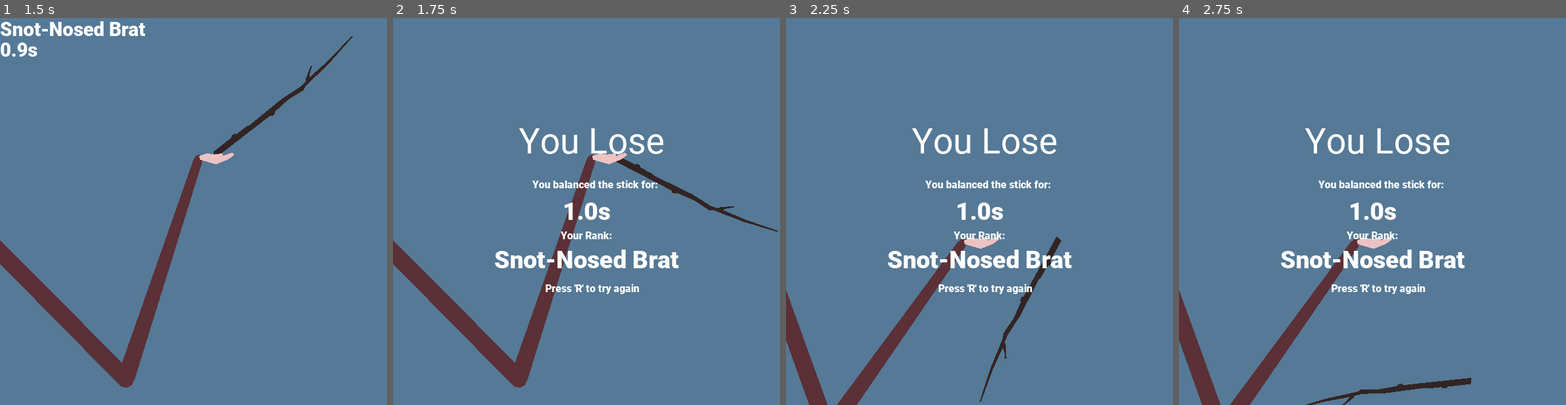
Above: before the commit, frames 1-4 (left to right).
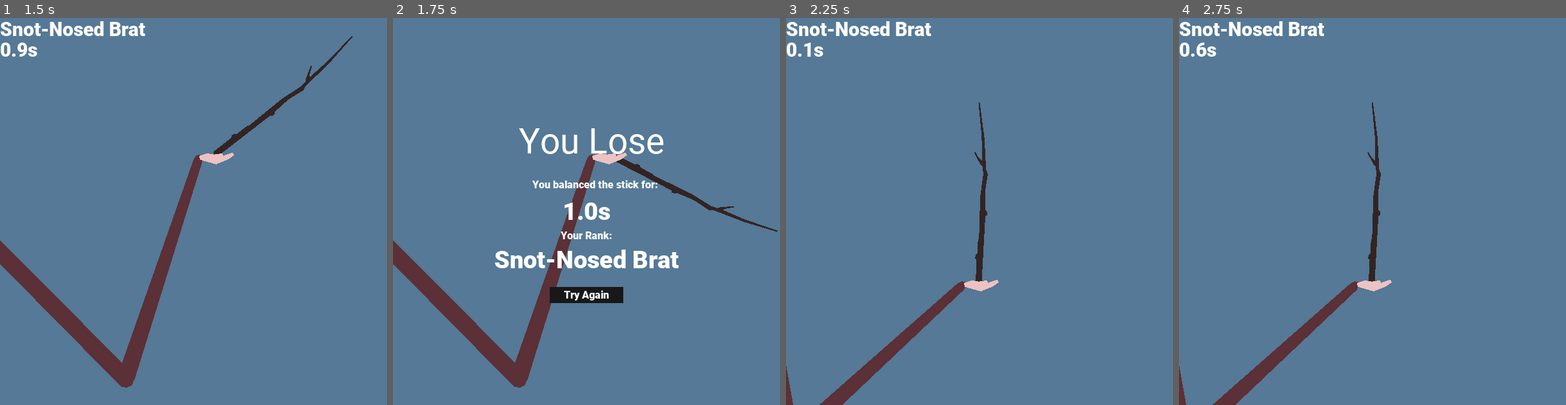
Above: after the commit, the same moments.

Repository: Miziziziz/LD50
Game: Godot game, scene res://World.tscn
The game is run twice, just before and just after one commit, with the same random seed, the same clock (stepped at 60 frames per second) and the same inputs. The engine's default icon, where the game draws it, is replaced by a stand-in: a white triangle on a blue panel in a dark square.
Inputs (mouse positions are in pixels of both pictures, inside the frame that each line leads up to):
- Up to frame 1 (1.5 s): click "Start Game" at 0.5 s; move the mouse to (212, 211) at 1.27 s; click (212, 211) at 1.35 s
- Up to frame 2 (1.75 s): no input
- Up to frame 3 (2.25 s): click (979, 296) at 2 s, where only the run after the commit has a clickable "Try Again"
- Up to frame 4 (2.75 s): no input

Frame 1 is identical in both runs. In frame 2, 0.9% of the frame differs, in the area x 39-64%, y 68-74%; in frame 3, 8.0%; in frame 4, 8.1%, in the area x 0-76%, y 0-100%.

Commit message:
added wind mechanics and did some polishing

Diff:
--- a/Hand.gd
+++ b/Hand.gd
@@ -29,7 +29,7 @@
 	if Input.is_action_just_pressed("exit"):
 		#Input.set_mouse_mode(Input.MOUSE_MODE_VISIBLE)
 		get_tree().quit()
-	if Input.is_action_just_pressed("click") and GameManager.game_started:
+	if Input.is_action_just_pressed("click") and GameManager.game_started and !lost:
 		Input.set_mouse_mode(Input.MOUSE_MODE_CAPTURED)
 
 func restart():
@@ -61,12 +61,12 @@
 	global_position.y = clamp(global_position.y, 0, v_r.y)
 	emit_signal("hand_pos_updated", global_position)
 
-
-
 	if !lost and stick.global_rotation_degrees > 0:
 		lost = true
 		$PinJoint2D.node_b = ""
+		Input.set_mouse_mode(Input.MOUSE_MODE_VISIBLE)
 		emit_signal("game_lost")
+		set_physics_process(false)
 
 	if !lost:
 		var s_r = stick.global_rotation_degrees
--- /dev/null
+++ b/ObstacleManager.gd
@@ -0,0 +1,18 @@
+extends Node2D
+
+onready var wind_zones = $WindZones.get_children()
+
+var time_alive = 0.0
+
+func end_game():
+	set_process(false)
+
+func _ready():
+	if !GameManager.game_started:
+		set_process(false)
+
+func _process(delta):
+	time_alive += delta
+	if time_alive > 3.0:
+#		wind_bot.set_active_for_time(4.0)
+		set_process(false)
--- /dev/null
+++ b/WindZone.gd
@@ -0,0 +1,29 @@
+extends Area2D
+
+var wind_force = 50.0
+
+var active_time = 0.0
+var warmup_time_left = 0.0
+const WARMUP_TIME = 1.0
+var active = false
+
+export var facing_right = true
+
+func _physics_process(delta):
+	if warmup_time_left > 0.0:
+		$Wind.emitting = true
+		warmup_time_left -= delta
+	elif warmup_time_left <= 0.0 and active_time > 0.0:
+		active_time -= delta
+		for body in get_overlapping_bodies():
+			if body is RigidBody2D:
+				var dir = Vector2.RIGHT
+				if !facing_right:
+					dir = Vector2.LEFT
+				body.apply_central_impulse(wind_force * dir)
+	else:
+		$Wind.emitting = false
+
+func set_active_for_time(t):
+	active_time = t
+	warmup_time_left = WARMUP_TIME
--- /dev/null
+++ b/WindZone.tscn
@@ -0,0 +1,32 @@
+[gd_scene load_steps=3 format=2]
+
+[ext_resource path="res://WindZone.gd" type="Script" id=1]
+
+[sub_resource type="RectangleShape2D" id=11]
+extents = Vector2( 307.5, 160 )
+
+[node name="WindZone" type="Area2D"]
+collision_layer = 0
+monitorable = false
+script = ExtResource( 1 )
+
+[node name="CollisionShape2D" type="CollisionShape2D" parent="."]
+position = Vector2( 297.5, 150 )
+shape = SubResource( 11 )
+
+[node name="Wind" type="CPUParticles2D" parent="."]
+position = Vector2( -33, 143 )
+emitting = false
+amount = 60
+lifetime = 1.5
+emission_shape = 2
+emission_rect_extents = Vector2( 1, 150 )
+spread = 10.0
+gravity = Vector2( 0, 0 )
+initial_velocity = 531.97
+angular_velocity = 720.0
+angular_velocity_random = 1.0
+angle = 720.0
+angle_random = 1.0
+scale_amount = 4.0
+scale_amount_random = 1.0
--- a/World.tscn
+++ b/World.tscn
@@ -9,6 +9,8 @@
 [ext_resource path="res://fonts/raw/Roboto-Black.ttf" type="DynamicFontData" id=7]
 [ext_resource path="res://fonts/raw/Roboto-Regular.ttf" type="DynamicFontData" id=8]
 [ext_resource path="res://MainMenuUI.gd" type="Script" id=9]
+[ext_resource path="res://WindZone.tscn" type="PackedScene" id=10]
+[ext_resource path="res://ObstacleManager.gd" type="Script" id=11]
 
 [sub_resource type="RectangleShape2D" id=2]
 extents = Vector2( 142.897, 10 )
@@ -115,6 +117,28 @@
 color = Color( 0.933333, 0.764706, 0.764706, 1 )
 polygon = PoolVector2Array( -26, 5, -14, 1, -3, 3, 10, 1, 11, 5, 22, 1, 26, 0, 28, 4, 18, 11, 0, 18, -4, 17, -25, 11 )
 
+[node name="ObstacleManager" type="Node2D" parent="."]
+script = ExtResource( 11 )
+
+[node name="WindZones" type="Node2D" parent="ObstacleManager"]
+
+[node name="WindZoneTopR" parent="ObstacleManager/WindZones" instance=ExtResource( 10 )]
+position = Vector2( 0, -174 )
+
+[node name="WindZoneTopL" parent="ObstacleManager/WindZones" instance=ExtResource( 10 )]
+position = Vector2( 595, 130 )
+rotation = -3.14159
+
+[node name="WindZoneBotR" parent="ObstacleManager/WindZones" instance=ExtResource( 10 )]
+position = Vector2( -1, 484 )
+rotation = -1.74846e-07
+facing_right = false
+
+[node name="WindZoneBotL" parent="ObstacleManager/WindZones" instance=ExtResource( 10 )]
+position = Vector2( 593, 785 )
+rotation = -3.14159
+facing_right = false
+
 [node name="CanvasLayer" type="CanvasLayer" parent="."]
 
 [node name="GameUI" type="Control" parent="CanvasLayer"]
@@ -127,6 +151,7 @@
 }
 
 [node name="LoseMessage" type="Control" parent="CanvasLayer/GameUI"]
+visible = false
 anchor_right = 1.0
 anchor_bottom = 1.0
 
@@ -144,6 +169,7 @@
 align = 1
 
 [node name="Restart" type="Label" parent="CanvasLayer/GameUI/LoseMessage"]
+visible = false
 anchor_left = 0.5
 anchor_top = 0.5
 anchor_right = 0.5
@@ -204,6 +230,20 @@
 margin_bottom = 47.0
 text = "Your Rank:"
 align = 1
+__meta__ = {
+"_edit_use_anchors_": false
+}
+
+[node name="RestartButton" type="Button" parent="CanvasLayer/GameUI/LoseMessage"]
+anchor_left = 0.5
+anchor_top = 0.5
+anchor_right = 0.5
+anchor_bottom = 0.5
+margin_left = -57.0
+margin_top = 117.0
+margin_right = 57.0
+margin_bottom = 142.0
+text = "Try Again"
 __meta__ = {
 "_edit_use_anchors_": false
 }
@@ -281,6 +321,8 @@
 Mouse - move
 R - restart"
 
+[connection signal="game_lost" from="Hand" to="ObstacleManager" method="end_game"]
 [connection signal="game_lost" from="Hand" to="CanvasLayer/GameUI" method="game_lost"]
 [connection signal="hand_pos_updated" from="Hand" to="Arm" method="set_goal_hand_pos"]
+[connection signal="button_up" from="CanvasLayer/GameUI/LoseMessage/RestartButton" to="Hand" method="restart"]
 [connection signal="button_up" from="CanvasLayer/MainMenuUI/StartButton" to="Hand" method="restart"]
Not shown: 1 places in World.tscn that only renumber resources
